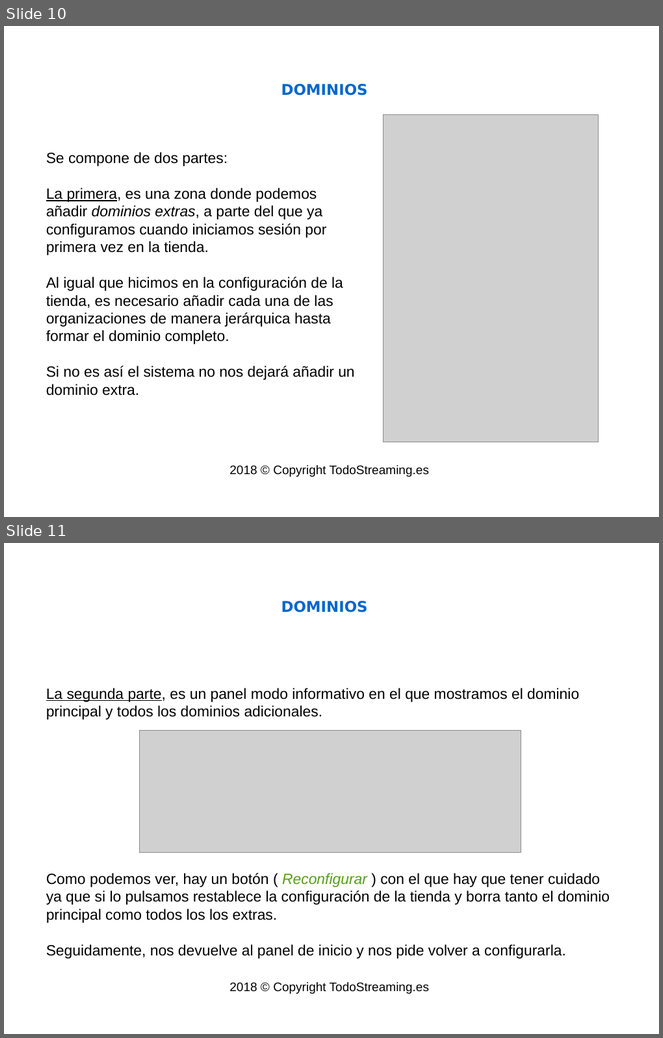
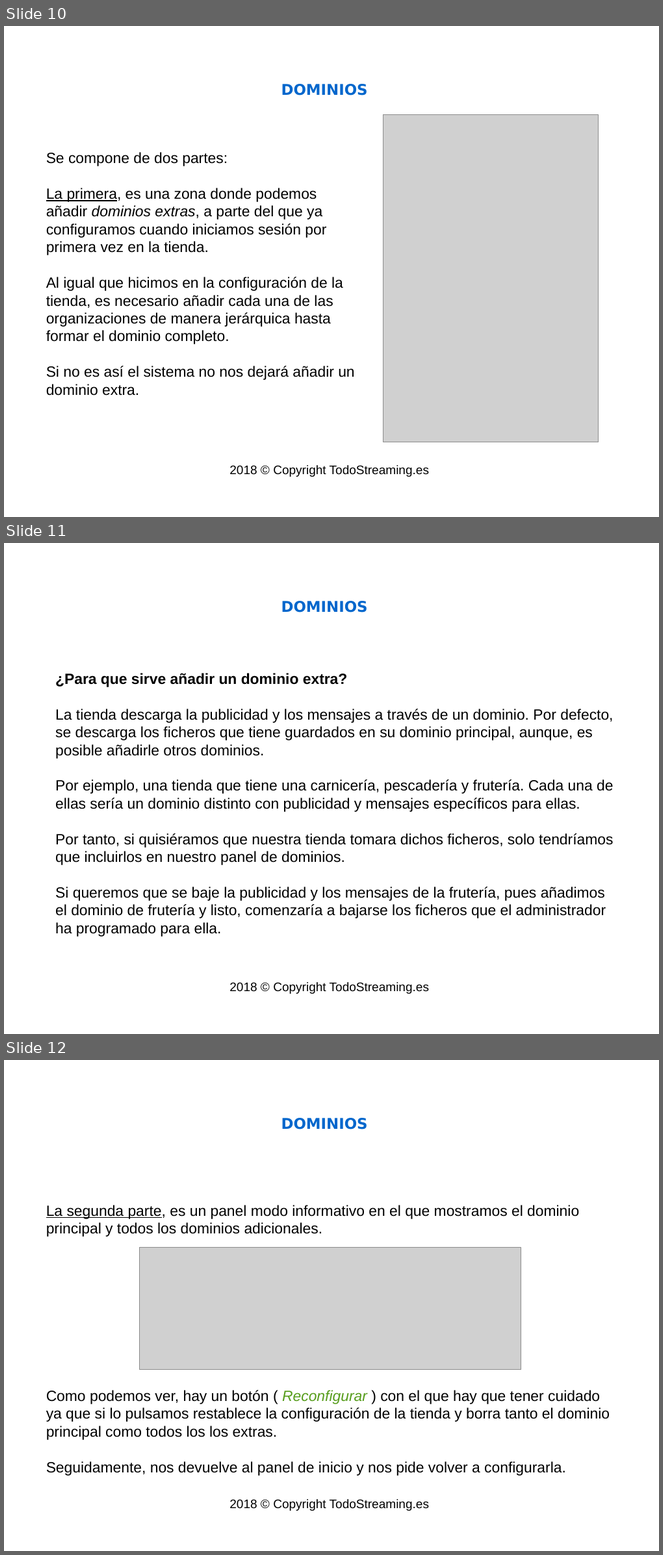
Before and after one commit to isaacml/instore, a slide deck: docs/Manual Tienda.odp. Shown one above the other, each under a label of ours: slides 10 and 11 before the commit, slides 10, 11 and 12 after it. The pictures are 663x1038 and 663x1555 pixels, drawn with LibreOffice and Linux fonts; fonts in the diff are those of the drawing; grey boxes stand for pictures; background and template pictures are left out. Boxes give left, top, right and bottom in pixels: in the first picture for what was removed or moved away, otherwise in the second. Text is boxed around its words. In the diff, an @@ line names an element or a change of style, - is before the commit and + after.

```diff
--- a/docs/Manual Tienda.odp
+++ b/docs/Manual Tienda.odp
@@ slide 11 added at <box>4,543,659,1034</box>, background picture (left out) @@
@@ title added at <box>282,601,368,613</box>, 18 pt, text #0066CC, bold @@
+DOMINIOS
@@ text added at <box>55,673,613,937</box>, 18 pt, text #000000 @@
+¿Para que sirve añadir un dominio extra?
+La tienda descarga la publicidad y los mensajes a través de un dominio. Por defecto, se descarga los ficheros que tiene guardados en su dominio principal, aunque, es posible añadirle otros dominios.
+Por ejemplo, una tienda que tiene una carnicería, pescadería y frutería. Cada una de ellas sería un dominio distinto con publicidad y mensajes específicos para ellas.
+Por tanto, si quisiéramos que nuestra tienda tomara dichos ficheros, solo tendríamos que incluirlos en nuestro panel de dominios.
+Si queremos que se baje la publicidad y los mensajes de la frutería, pues añadimos el dominio de frutería y listo, comenzaría a bajarse los ficheros que el administrador ha programado para ella.
@@ text added at <box>230,982,429,994</box>, 15 pt, text #000000 @@
+2018 © Copyright TodoStreaming.es
@@ what was slide 11 is now slide 12 @@
```
Also in this commit, not shown: 1 slide changed, 6 other files.
